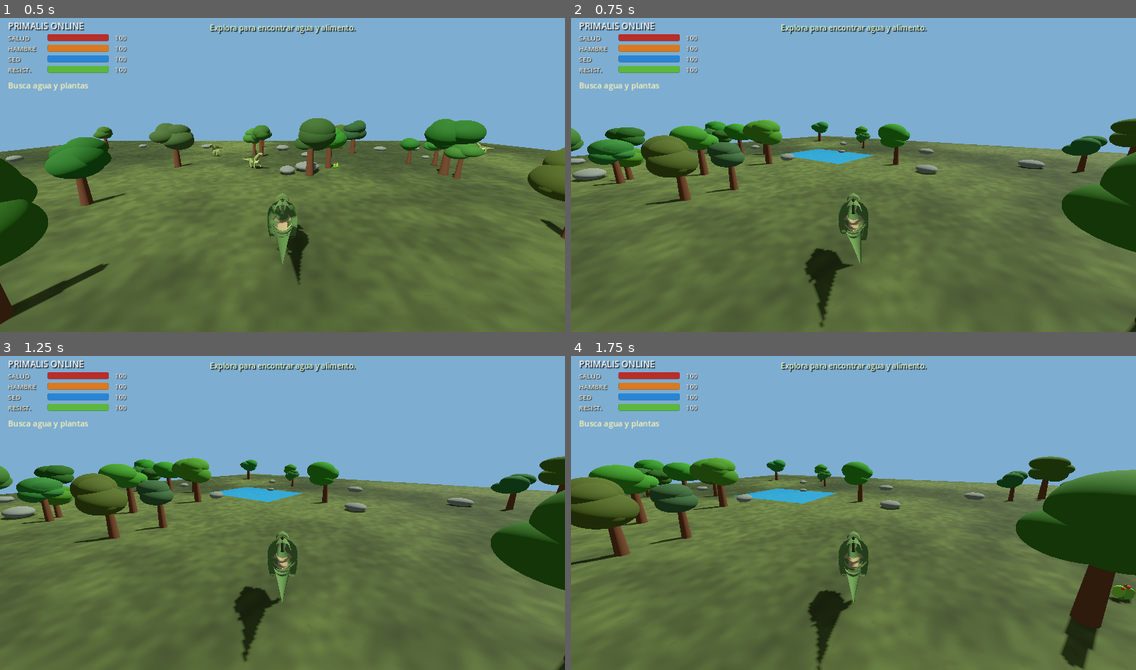
Above: before the commit, frames 1-4 (two rows, left to right).
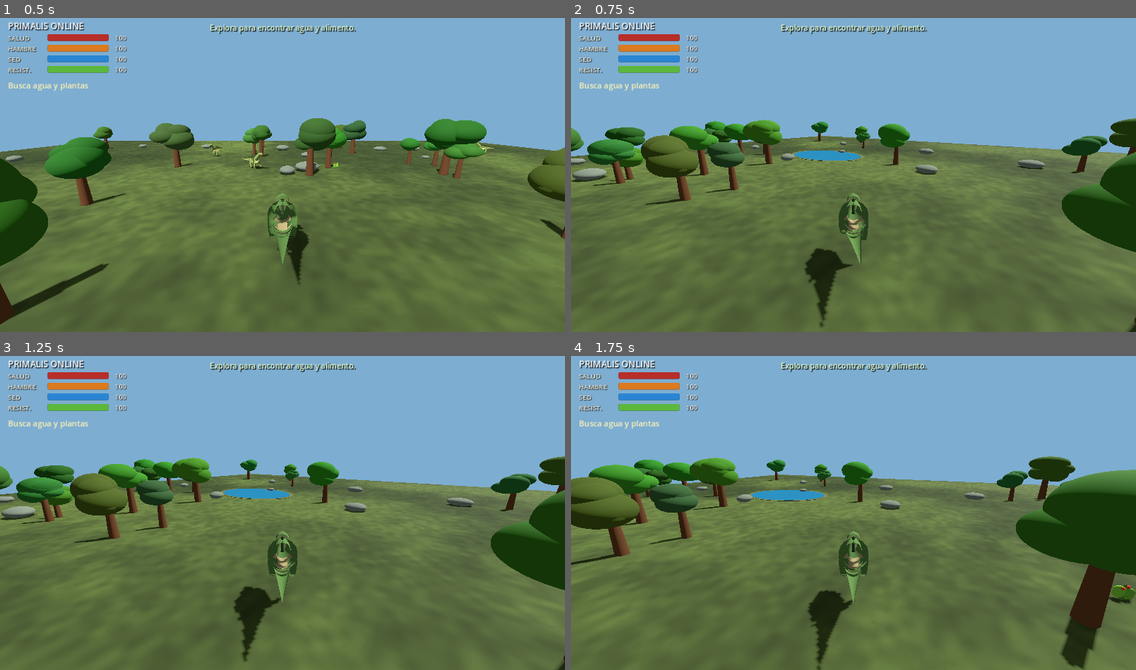
Above: after the commit, the same moments.

Repository: misael546/PrimalisOnline
Game: Godot game, scene res://scenes/main.tscn
Two runs of this game, one before a commit and one after it. Both use one fixed random seed, a clock stepped at 60 frames per second and the inputs below.
Inputs (mouse positions are in pixels of both pictures, inside the frame that each line leads up to):
- Up to frame 1 (0.5 s): no input
- Up to frame 2 (0.75 s): tap Enter at 0.5 s; move the mouse to (977, 156) at 0.52 s; hold D (move_right) from 0.53 s (still down); tap E at 0.6 s; click (977, 156) at 0.67 s
- Up to frame 3 (1.25 s): keep holding D (move_right)
- Up to frame 4 (1.75 s): release D (move_right) at 1.25 s; drag from (740, 525) to (825, 575) at 1.27 s

Frame 1 is identical in both runs. In frame 2, 0.2% of the frame differs, in the area x 37-54%, y 41-47%; in frame 3, 0.2%; in frame 4, 0.2%, in the area x 28-47%, y 42-47%.

Commit message:
feat: make pond oval with a layered shoreline

Diff:
--- a/scripts/main.gd
+++ b/scripts/main.gd
@@ -201,16 +201,40 @@
 	rock_body.add_child(rock_collision)
 
 func _add_pond(at: Vector3, pond_size: Vector2) -> void:
+	# A flattened ellipse with a narrow shoreline reads more naturally than a rectangular water plane.
+	var ellipse_ratio := pond_size.y / pond_size.x
+	var shoreline := MeshInstance3D.new()
+	shoreline.name = "PondShoreline"
+	var shore_mesh := CylinderMesh.new()
+	shore_mesh.top_radius = pond_size.x * 0.52
+	shore_mesh.bottom_radius = shore_mesh.top_radius
+	shore_mesh.height = 0.035
+	shore_mesh.radial_segments = 48
+	shoreline.mesh = shore_mesh
+	shoreline.position = Vector3(at.x, at.y - 0.018, at.z)
+	shoreline.scale = Vector3(1.0, 1.0, ellipse_ratio)
+	shoreline.material_override = _material(Color(0.29, 0.30, 0.17))
+	shoreline.cast_shadow = GeometryInstance3D.SHADOW_CASTING_SETTING_OFF
+	add_child(shoreline)
+
 	var pond := MeshInstance3D.new()
-	var mesh := PlaneMesh.new()
-	mesh.size = pond_size
+	pond.name = "PondWater"
+	var mesh := CylinderMesh.new()
+	mesh.top_radius = pond_size.x * 0.48
+	mesh.bottom_radius = mesh.top_radius
+	mesh.height = 0.022
+	mesh.radial_segments = 48
 	pond.mesh = mesh
 	pond.position = at
+	pond.scale = Vector3(1.0, 1.0, ellipse_ratio)
 	var water := StandardMaterial3D.new()
-	water.albedo_color = Color(0.12, 0.43, 0.57, 0.82)
+	water.albedo_color = Color(0.09, 0.37, 0.52, 0.84)
 	water.transparency = BaseMaterial3D.TRANSPARENCY_ALPHA
-	water.roughness = 0.25
+	water.roughness = 0.22
+	water.metallic = 0.08
+	water.shading_mode = BaseMaterial3D.SHADING_MODE_PER_PIXEL
 	pond.material_override = water
+	pond.cast_shadow = GeometryInstance3D.SHADOW_CASTING_SETTING_OFF
 	add_child(pond)
 
 
